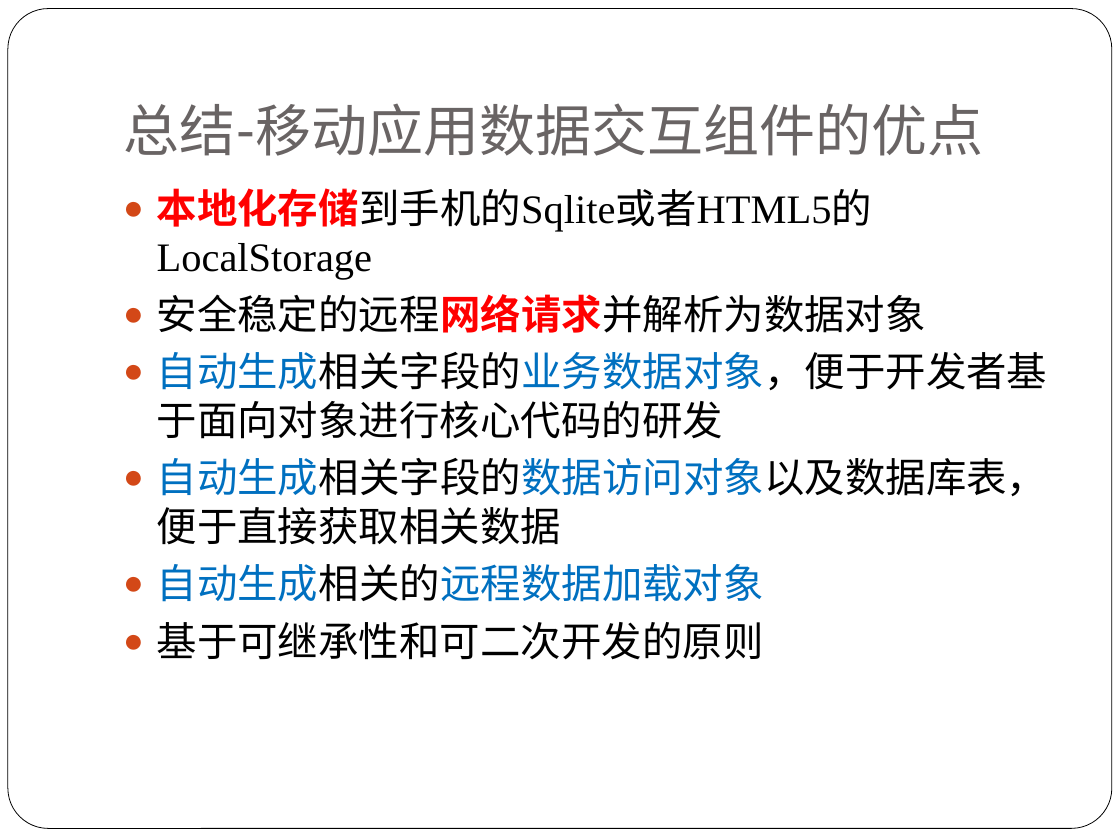
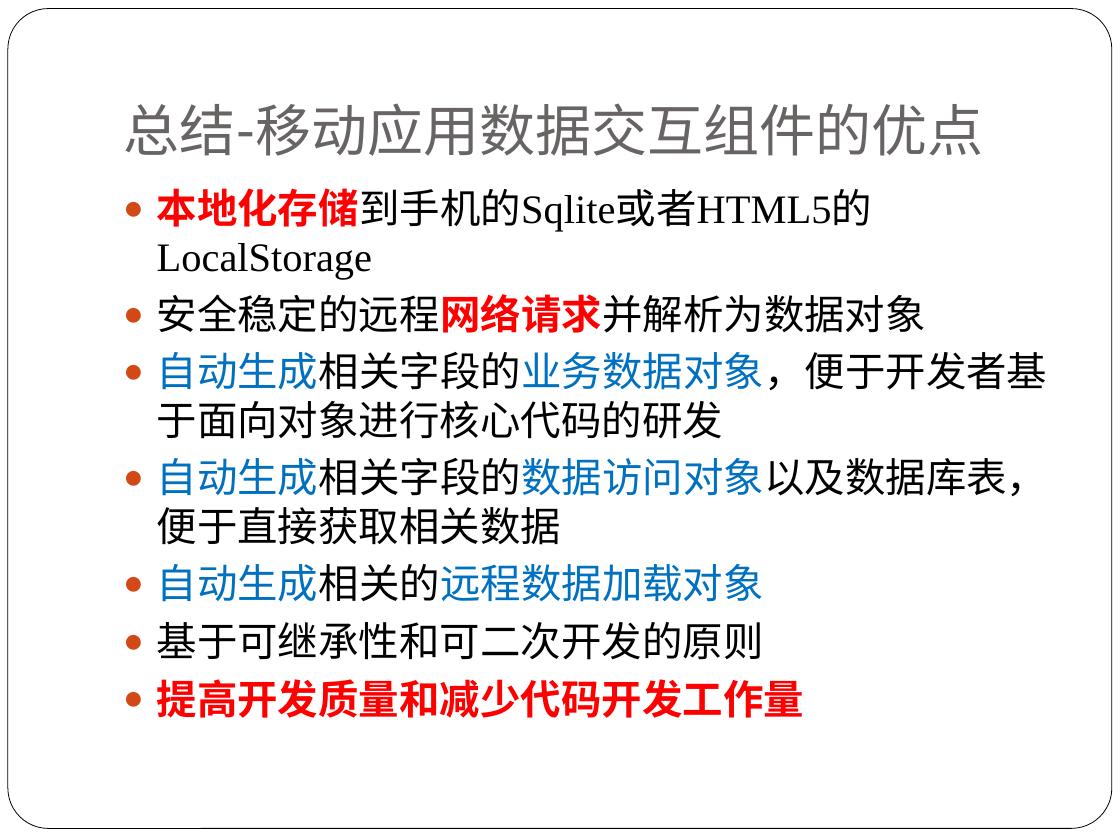
Before and after one commit to alucard263096/MyPaper, a slide deck: slide 18 of 论文PPT.pptx. Drawn at 1120x840 pixels with LibreOffice and Linux fonts; fonts in the diff are those of the drawing. Boxes give left, top, right and bottom in pixels: in the first picture for what was removed or moved away, otherwise in the second. Text is boxed around its words. In the diff, an @@ line names an element or a change of style, - is before the commit and + after.

```diff
--- a/论文PPT.pptx
+++ b/论文PPT.pptx
@@ text at box(157, 679, 804, 718): paragraph added @@
+● 提高开发质量和减少代码开发工作量
```
Also in this commit, not shown: 5 other slides changed, 1 other file.
